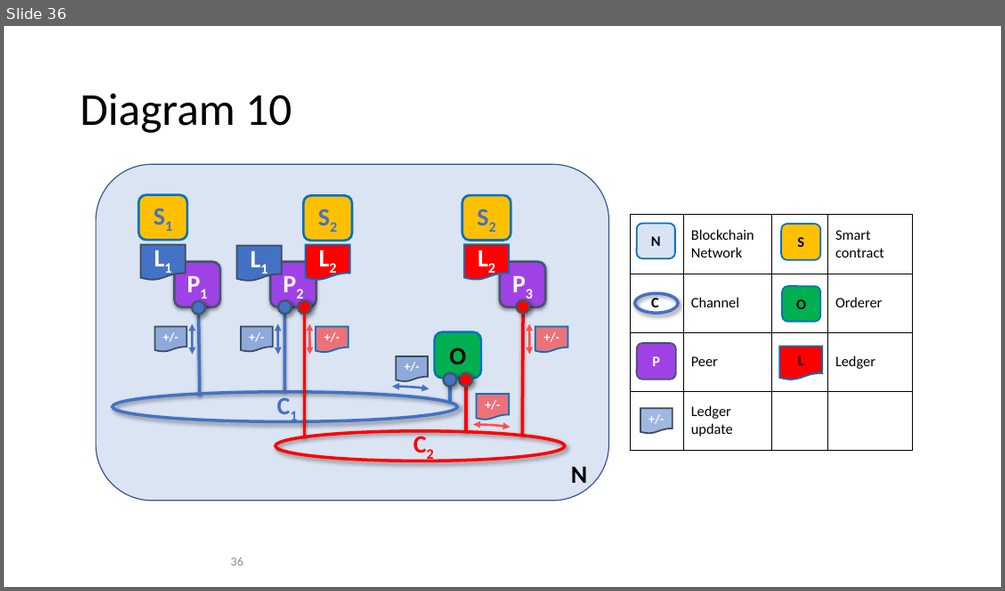
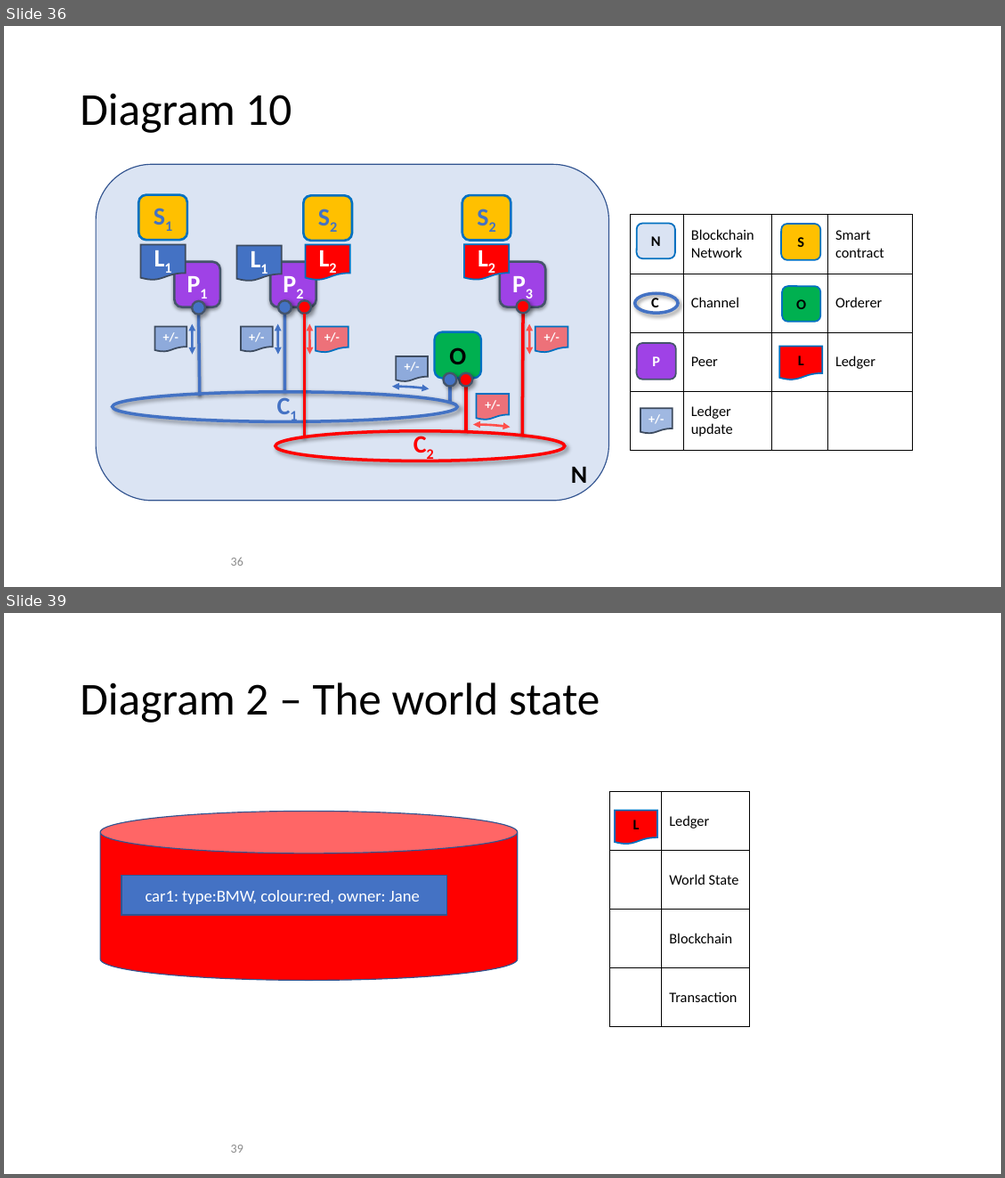
Before and after one commit to FabricTOC/FabricTOC, a slide deck: docs/OtherSourceMaterial/Diagrams.pptx. Shown one above the other, each under a label of ours: slide 36 before the commit, slides 36 and 39 after it; the slides between them are not shown. The pictures are 1005x591 and 1005x1178 pixels, drawn with LibreOffice and Linux fonts; fonts in the diff are those of the drawing. Boxes give left, top, right and bottom in pixels: in the first picture for what was removed or moved away, otherwise in the second. Text is boxed around its words. In the diff, an @@ line names an element or a change of style, - is before the commit and + after.

```diff
--- a/docs/OtherSourceMaterial/Diagrams.pptx
+++ b/docs/OtherSourceMaterial/Diagrams.pptx
@@ slide 39 added at (4, 613, 1001, 1174), background #FFFFFF @@
@@ title added at (80, 682, 599, 722), 44 pt, text #000000 @@
+Diagram 2 – The world state
@@ table added at (610, 792, 750, 1027), 4 rows, 2 columns @@
+ | Ledger
+ | World State
+ | Blockchain
+ | Transaction
@@ cylinder added at (100, 811, 518, 981), fill #FF0000, outline #325491 1 pt @@
@@ flow chart document added at (615, 811, 657, 844), fill #FF0000, outline #0070C0 1.5 pt, 14 pt, text #000000, bold @@
+L
@@ rectangle added at (121, 876, 446, 915), fill #4472C4, outline #325491 1 pt, 16 pt, text #FFFFFF @@
+car1: type:BMW, colour:red, owner: Jane
@@ page number added at (231, 1144, 243, 1152), 12 pt, text #8C8C8C @@
+39
```
Also in this commit, not shown: 1 slide changed, 6 other slides added, 3 other files.
